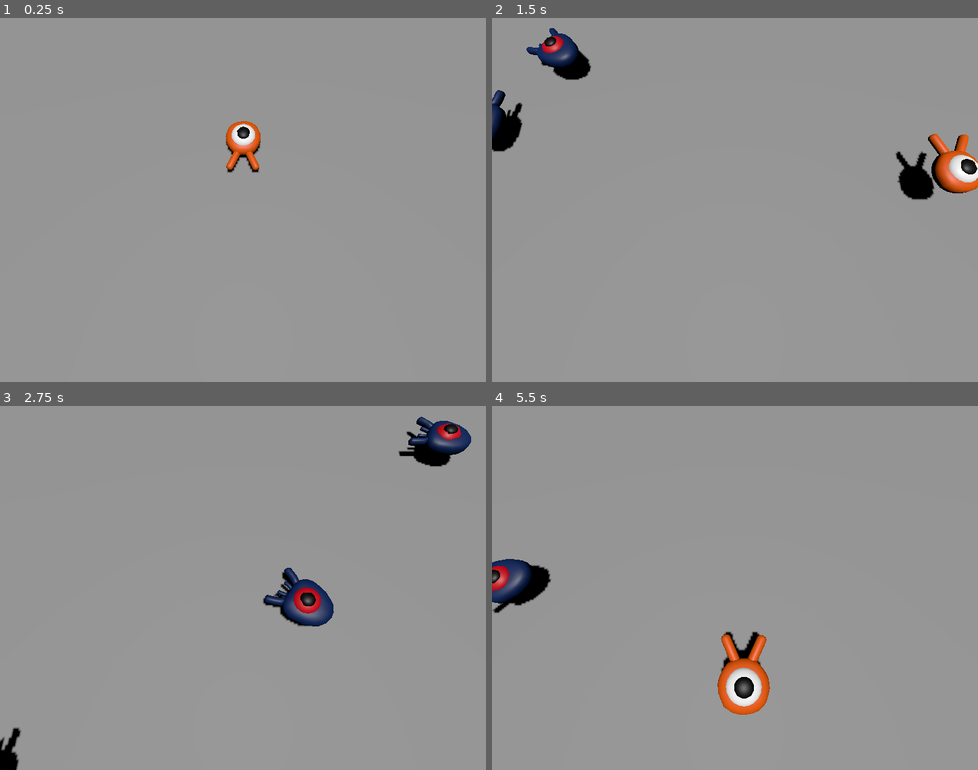
Above: before the commit, frames 1-4 (two rows, left to right).
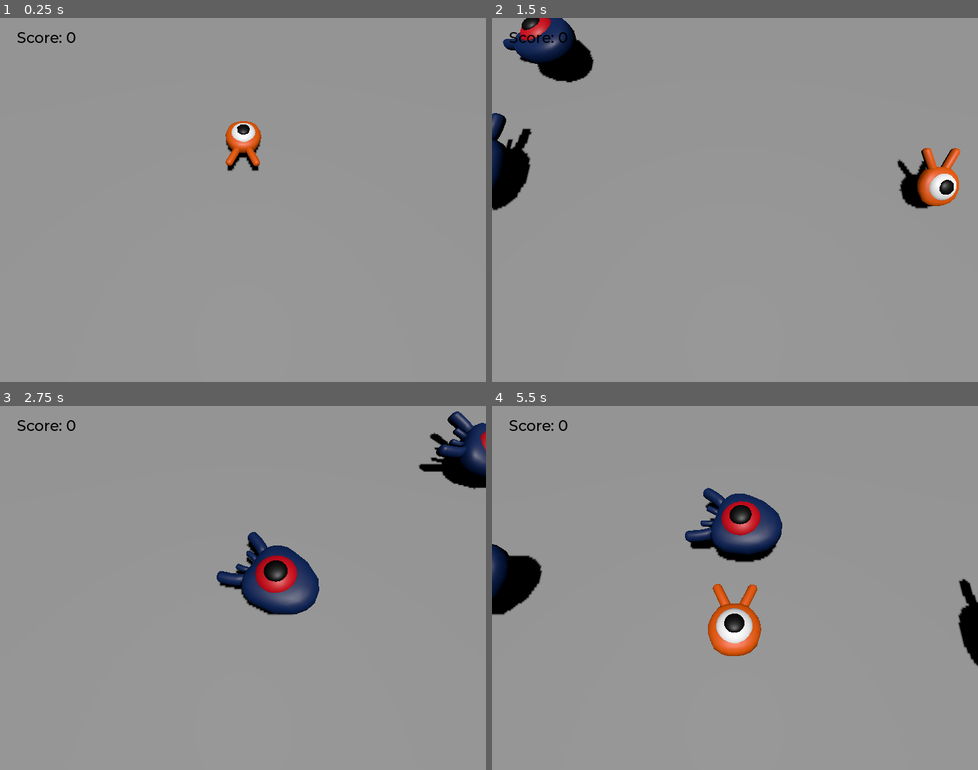
Above: after the commit, the same moments.

Repository: MillerJ20/CreepSquasher
Game: Godot game, scene res://main.tscn
The game is run twice, just before and just after one commit, with the same random seed, the same clock (stepped at 60 frames per second) and the same inputs.
Inputs:
- Up to frame 1 (0.25 s): no input
- Up to frame 2 (1.5 s): tap Enter (ui_accept) at 0.5 s; hold Right (move_right) 0.53-1.28 s; hold Enter (ui_accept) 0.53-1.28 s; tap Space (jump) at 0.77, 0.8, 1.07, 1.35 s; hold Down (move_back) from 1.28 s (still down)
- Up to frame 3 (2.75 s): tap Space (jump) at 1.52, 1.82, 2.3 s; tap Enter (ui_accept) at 1.55 s; release Down (move_back) at 2.03 s; hold Right (move_right) from 2.03 s (still down); hold Enter (ui_accept) from 2.03 s (still down)
- Up to frame 4 (5.5 s): release Right (move_right) at 2.78 s; release Enter (ui_accept) at 2.78 s; hold Up (move_forward) 2.78-3.53 s; tap Enter (ui_accept) at 2.85, 4.35 s; tap Space (jump) at 3.02, 3.32, 3.6, 3.77, 4.07, 4.52, 4.82, 5.3 s; hold Left (move_left) 3.53-5.03 s; hold Down (move_back) from 5.03 s (still down); hold Enter (ui_accept) from 5.03 s (still down)

The runs differ from the first frame. In frame 1, 0.6% of the frame differs, in the area x 3-54%, y 3-43%; in frame 2, 5.5%; in frame 3, 6.0%; in frame 4, 7.8%, in the area x 0-100%, y 3-85%.

Commit message:
Finished coding

Diff:
--- a/main.gd
+++ b/main.gd
@@ -19,3 +19,17 @@
 
 	# Spawn the mob by adding it to the Main scene.
 	add_child(mob)
+
+	mob.squashed.connect($UserInterface/ScoreLabel._on_mob_squashed.bind())
+
+func _ready():
+	$UserInterface/Retry.hide()
+
+func _on_player_hit() -> void:
+	$MobTimer.stop()
+	$UserInterface/Retry.show()
+
+func _unhandled_input(event):
+	if event.is_action_pressed("ui_accept") and $UserInterface/Retry.visible:
+		# This restarts the current scene.
+		get_tree().reload_current_scene()
--- a/main.tscn
+++ b/main.tscn
@@ -1,8 +1,10 @@
-[gd_scene load_steps=9 format=3 uid="uid://odu35t5368lf"]
+[gd_scene load_steps=12 format=3 uid="uid://odu35t5368lf"]
 
 [ext_resource type="Script" path="res://main.gd" id="1_o7iy0"]
 [ext_resource type="PackedScene" uid="uid://dst4tfg3ofot1" path="res://player.tscn" id="1_tp6i5"]
 [ext_resource type="PackedScene" uid="uid://bn3eef0s0n0h1" path="res://mob.tscn" id="2_07kyg"]
+[ext_resource type="FontFile" uid="uid://vta82t65j4xv" path="res://fonts/Montserrat-Medium.ttf" id="4_f7iuh"]
+[ext_resource type="Script" path="res://score_label.gd" id="5_gk6b5"]
 
 [sub_resource type="BoxShape3D" id="BoxShape3D_didj3"]
 size = Vector3(60, 2, 60)
@@ -22,6 +24,10 @@
 "tilts": PackedFloat32Array(0, 0, 0, 0, 0)
 }
 point_count = 5
+
+[sub_resource type="Theme" id="Theme_81vwj"]
+default_font = ExtResource("4_f7iuh")
+default_font_size = 22
 
 [node name="Main" type="Node"]
 script = ExtResource("1_o7iy0")
@@ -82,4 +88,48 @@
 wait_time = 0.5
 autostart = true
 
+[node name="UserInterface" type="Control" parent="."]
+layout_mode = 3
+anchors_preset = 15
+anchor_right = 1.0
+anchor_bottom = 1.0
+grow_horizontal = 2
+grow_vertical = 2
+theme = SubResource("Theme_81vwj")
+
+[node name="ScoreLabel" type="Label" parent="UserInterface"]
+layout_mode = 0
+offset_left = 25.0
+offset_top = 15.0
+offset_right = 86.0
+offset_bottom = 38.0
+theme_override_colors/font_color = Color(0, 0, 0, 1)
+text = "Score: 0"
+script = ExtResource("5_gk6b5")
+
+[node name="Retry" type="ColorRect" parent="UserInterface"]
+layout_mode = 1
+anchors_preset = 15
+anchor_right = 1.0
+anchor_bottom = 1.0
+grow_horizontal = 2
+grow_vertical = 2
+color = Color(0.215902, 0.215902, 0.215902, 0.713726)
+
+[node name="Label" type="Label" parent="UserInterface/Retry"]
+layout_mode = 1
+anchors_preset = 8
+anchor_left = 0.5
+anchor_top = 0.5
+anchor_right = 0.5
+anchor_bottom = 0.5
+offset_left = -74.5
+offset_top = -14.0
+offset_right = 74.5
+offset_bottom = 14.0
+grow_horizontal = 2
+grow_vertical = 2
+text = "Press Space to Retry"
+
+[connection signal="hit" from="Player" to="." method="_on_player_hit"]
 [connection signal="timeout" from="MobTimer" to="." method="_on_mob_timer_timeout"]
--- a/mob.gd
+++ b/mob.gd
@@ -2,9 +2,9 @@
 
 signal squashed
 
-@export var min_speed = 10
+@export var min_speed = 8
 
-@export var max_speed = 18
+@export var max_speed = 14
 
 func _physics_process(delta: float) -> void:
 	move_and_slide()
@@ -24,6 +24,7 @@
 	# We then rotate the velocity vector based on the mob's Y rotation
 	# in order to move in the direction the mob is looking.
 	velocity = velocity.rotated(Vector3.UP, rotation.y)
+	$AnimationPlayer.speed_scale = random_speed / min_speed
 
 func _on_visible_on_screen_notifier_3d_screen_exited() -> void:
 	queue_free()
--- a/mob.tscn
+++ b/mob.tscn
@@ -6,22 +6,63 @@
 [sub_resource type="BoxShape3D" id="BoxShape3D_mxf8i"]
 size = Vector3(1.77895, 0.768066, 2.07648)
 
+[sub_resource type="Animation" id="Animation_q6853"]
+resource_name = "float"
+length = 1.2
+loop_mode = 1
+tracks/0/type = "value"
+tracks/0/imported = false
+tracks/0/enabled = true
+tracks/0/path = NodePath("Pivot/Character:position")
+tracks/0/interp = 1
+tracks/0/loop_wrap = true
+tracks/0/keys = {
+"times": PackedFloat32Array(0.3, 0.5, 1.2),
+"transitions": PackedFloat32Array(0.420448, 2.73208, 0.933033),
+"update": 0,
+"values": [Vector3(0, 0, 0), Vector3(0, 0.65, 0), Vector3(0, 0.35, 0)]
+}
+tracks/1/type = "value"
+tracks/1/imported = false
+tracks/1/enabled = true
+tracks/1/path = NodePath("Pivot/Character:rotation")
+tracks/1/interp = 1
+tracks/1/loop_wrap = true
+tracks/1/keys = {
+"times": PackedFloat32Array(0.1, 0.5, 0.7, 1.2),
+"transitions": PackedFloat32Array(0.420448, 0.366021, 0.965936, 0.933033),
+"update": 0,
+"values": [Vector3(0, 0, 0), Vector3(0.139626, 0, 0), Vector3(0.10472, 0, 0), Vector3(-0.15708, 0, 0)]
+}
+
+[sub_resource type="AnimationLibrary" id="AnimationLibrary_bt5qy"]
+_data = {
+"float": SubResource("Animation_q6853")
+}
+
 [node name="Mob" type="CharacterBody3D" groups=["mob"]]
-transform = Transform3D(1, 0, 0, 0, 1, 0, 0, 0, 1, 0, 0.167852, -0.0173203)
+transform = Transform3D(1.5, 0, 0, 0, 1.5, 0, 0, 0, 1.5, 0, 0.167852, -0.0173203)
 collision_layer = 2
 collision_mask = 0
 script = ExtResource("1_ou661")
 
 [node name="Pivot" type="Node3D" parent="."]
+transform = Transform3D(1, 0, 0, 0, 1, 0, 0, 0, 1, 0, -0.371237, 0)
 
 [node name="Character" parent="Pivot" instance=ExtResource("1_q2blx")]
+transform = Transform3D(1, 0, 0, 0, 0.987688, 0.156434, 0, -0.156434, 0.987688, 0, 0.35, 0)
 
 [node name="CollisionShape3D" type="CollisionShape3D" parent="."]
-transform = Transform3D(1, 0, 0, 0, 1, 0, 0, 0, 1, 0.0358198, 0.252627, -0.0355778)
 shape = SubResource("BoxShape3D_mxf8i")
 
 [node name="VisibleOnScreenNotifier3D" type="VisibleOnScreenNotifier3D" parent="."]
 transform = Transform3D(1, 0, 0, 0, 1, 0, 0, 0, 1, 0.0168412, 0.468722, -0.0892701)
 aabb = AABB(-1, -1, -1.14609, 2, 2, 2.82344)
 
+[node name="AnimationPlayer" type="AnimationPlayer" parent="."]
+libraries = {
+"": SubResource("AnimationLibrary_bt5qy")
+}
+autoplay = "float"
+
 [connection signal="screen_exited" from="VisibleOnScreenNotifier3D" to="." method="_on_visible_on_screen_notifier_3d_screen_exited"]
--- /dev/null
+++ b/music_player.tscn
@@ -0,0 +1,7 @@
+[gd_scene load_steps=2 format=3 uid="uid://btanx1xcxdo0o"]
+
+[ext_resource type="AudioStream" uid="uid://viomf54pide4" path="res://art/House In a Forest Loop.ogg" id="1_27h5x"]
+
+[node name="AudioStreamPlayer3D" type="AudioStreamPlayer3D"]
+stream = ExtResource("1_27h5x")
+autoplay = true
--- a/player.gd
+++ b/player.gd
@@ -3,13 +3,20 @@
 # How fast the player moves in meters per second.
 @export var speed = 14
 # The downward acceleration when in the air, in meters per second squared.
-@export var fall_acceleration = 75
+@export var fall_acceleration = 65
 
 @export var jump_impulse = 20
-@export var bounce_impulse = 16
+@export var bounce_impulse = 18
 
 var target_velocity = Vector3.ZERO
 var consecutive_bounce = 0;
+
+signal hit
+
+# And this function at the bottom.
+func die():
+	hit.emit()
+	queue_free()
 
 func _physics_process(delta):
 	var direction = Vector3.ZERO
@@ -27,6 +34,9 @@
 		direction = direction.normalized()
 		# Setting the basis property will affect the rotation of the node.
 		$Pivot.basis = Basis.looking_at(direction)
+		$AnimationPlayer.speed_scale = 2.5
+	else:
+		$AnimationPlayer.speed_scale = 1
 
 	target_velocity.x = direction.x * speed
 	target_velocity.z = direction.z * speed
@@ -60,8 +70,13 @@
 				# If so, we squash it and bounce.
 				mob.squash()
 				target_velocity.y = bounce_impulse
-				bounce_impulse += 1
+				bounce_impulse += 2
 				# Prevent further duplicate calls.
 				break
+	$Pivot.rotation.x = PI / 6 * velocity.y / jump_impulse
 
 	move_and_slide()
+
+
+func _on_mob_detector_body_entered(body: Node3D) -> void:
+	die()
--- a/player.tscn
+++ b/player.tscn
@@ -1,10 +1,76 @@
-[gd_scene load_steps=4 format=3 uid="uid://dst4tfg3ofot1"]
+[gd_scene load_steps=8 format=3 uid="uid://dst4tfg3ofot1"]
 
 [ext_resource type="PackedScene" uid="uid://cgg8tm38sihnm" path="res://art/player.glb" id="1_elyud"]
 [ext_resource type="Script" path="res://player.gd" id="1_n3dwu"]
 
 [sub_resource type="SphereShape3D" id="SphereShape3D_yws54"]
 radius = 0.8
+
+[sub_resource type="CylinderShape3D" id="CylinderShape3D_tifk7"]
+height = 0.350742
+radius = 1.09361
+
+[sub_resource type="Animation" id="Animation_ucxku"]
+resource_name = "float"
+length = 1.2
+loop_mode = 1
+tracks/0/type = "value"
+tracks/0/imported = false
+tracks/0/enabled = true
+tracks/0/path = NodePath("Pivot/Character:position")
+tracks/0/interp = 1
+tracks/0/loop_wrap = true
+tracks/0/keys = {
+"times": PackedFloat32Array(0.3, 0.5, 1.2),
+"transitions": PackedFloat32Array(0.420448, 2.73208, 0.933033),
+"update": 0,
+"values": [Vector3(0, 0, 0), Vector3(0, 0.65, 0), Vector3(0, 0.35, 0)]
+}
+tracks/1/type = "value"
+tracks/1/imported = false
+tracks/1/enabled = true
+tracks/1/path = NodePath("Pivot/Character:rotation")
+tracks/1/interp = 1
+tracks/1/loop_wrap = true
+tracks/1/keys = {
+"times": PackedFloat32Array(0.1, 0.5, 0.7, 1.2),
+"transitions": PackedFloat32Array(0.420448, 0.366021, 0.965936, 0.933033),
+"update": 0,
+"values": [Vector3(0, 0, 0), Vector3(0.139626, 0, 0), Vector3(0.10472, 0, 0), Vector3(-0.15708, 0, 0)]
+}
+
+[sub_resource type="Animation" id="Animation_mjxux"]
+length = 0.001
+tracks/0/type = "value"
+tracks/0/imported = false
+tracks/0/enabled = true
+tracks/0/path = NodePath("Pivot/Character:position")
+tracks/0/interp = 1
+tracks/0/loop_wrap = true
+tracks/0/keys = {
+"times": PackedFloat32Array(0),
+"transitions": PackedFloat32Array(1),
+"update": 0,
+"values": [Vector3(0, 0, 0)]
+}
+tracks/1/type = "value"
+tracks/1/imported = false
+tracks/1/enabled = true
+tracks/1/path = NodePath("Pivot/Character:rotation")
+tracks/1/interp = 1
+tracks/1/loop_wrap = true
+tracks/1/keys = {
+"times": PackedFloat32Array(0),
+"transitions": PackedFloat32Array(1),
+"update": 0,
+"values": [Vector3(0, 0, 0)]
+}
+
+[sub_resource type="AnimationLibrary" id="AnimationLibrary_7wrqp"]
+_data = {
+"RESET": SubResource("Animation_mjxux"),
+"float": SubResource("Animation_ucxku")
+}
 
 [node name="Player" type="CharacterBody3D"]
 transform = Transform3D(1, 0, 0, 0, 1, 0, 0, 0, 1, 0, 0.483113, 0)
@@ -15,8 +81,24 @@
 transform = Transform3D(1, 0, 0, 0, 1, 0, 0, 0, 1, 0, 0.184584, 0)
 
 [node name="Character" parent="Pivot" instance=ExtResource("1_elyud")]
-transform = Transform3D(1, 0, 0, 0, 1, 0, 0, 0, 1, 0, -0.0936145, 0)
 
 [node name="CollisionShape3D" type="CollisionShape3D" parent="."]
 transform = Transform3D(1, 0, 0, 0, 1, 0, 0, 0, 1, 0.00539255, 0.267437, -0.0168581)
 shape = SubResource("SphereShape3D_yws54")
+
+[node name="MobDetector" type="Area3D" parent="."]
+collision_layer = 0
+collision_mask = 2
+monitorable = false
+
+[node name="CollisionShape3D" type="CollisionShape3D" parent="MobDetector"]
+transform = Transform3D(1, 0, 0, 0, 1, 0, 0, 0, 1, 0, 0.997481, -0.148667)
+shape = SubResource("CylinderShape3D_tifk7")
+
+[node name="AnimationPlayer" type="AnimationPlayer" parent="."]
+libraries = {
+"": SubResource("AnimationLibrary_7wrqp")
+}
+autoplay = "float"
+
+[connection signal="body_entered" from="MobDetector" to="." method="_on_mob_detector_body_entered"]
--- a/project.godot
+++ b/project.godot
@@ -14,6 +14,10 @@
 run/main_scene="res://main.tscn"
 config/features=PackedStringArray("4.3")
 config/icon="res://icon.png"
+
+[autoload]
+
+MusicPlayer="*res://music_player.tscn"
 
 [display]
 
--- /dev/null
+++ b/score_label.gd
@@ -0,0 +1,7 @@
+extends Label
+
+var score = 0
+
+func _on_mob_squashed():
+	score += 1
+	text = "Score: %s" % score
Not shown: 1 places in mob.tscn that only renumber resources
